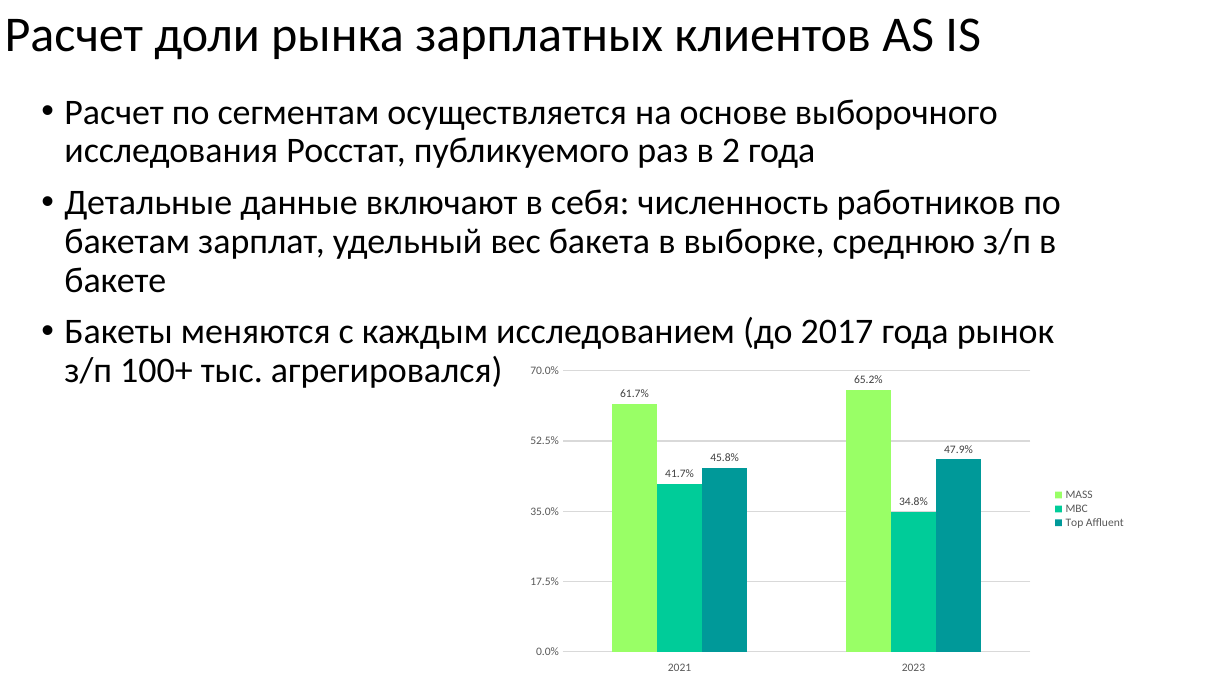
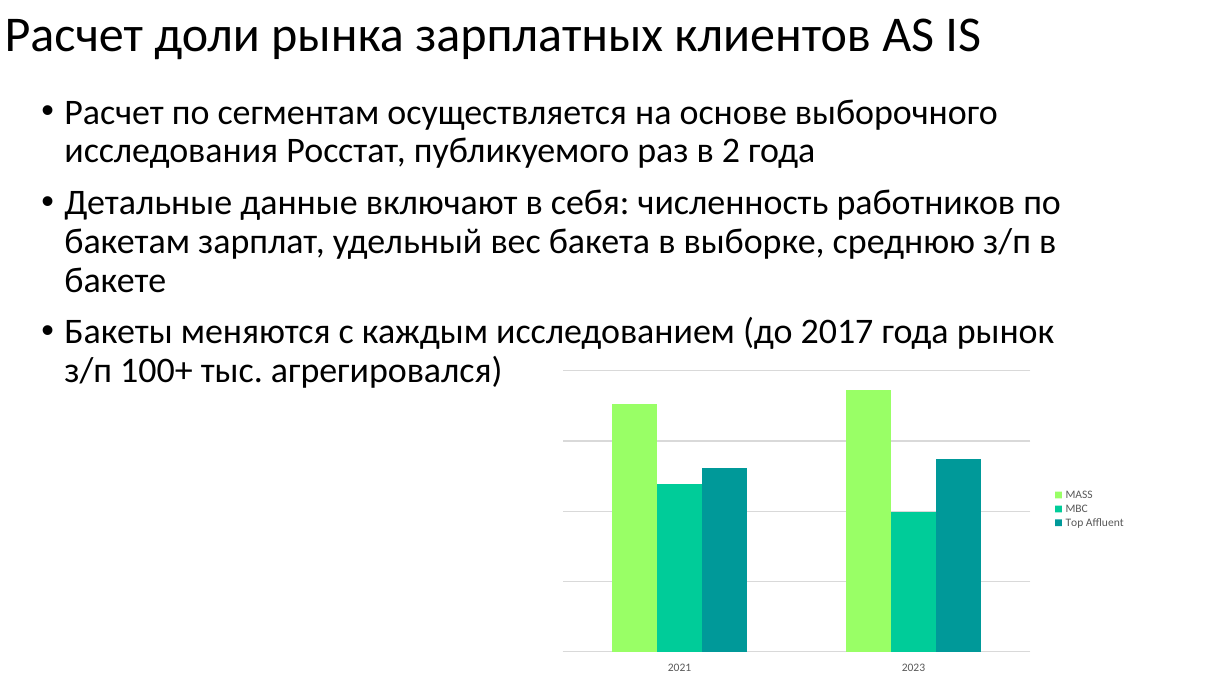
Before and after one commit to Postironia1/fot, a slide deck: slide 2 of Проект ФОТ.pptx. Drawn at 1232x693 pixels with LibreOffice and Linux fonts; fonts in the diff are those of the drawing. Boxes give left, top, right and bottom in pixels: in the first picture for what was removed or moved away, otherwise in the second. Text is boxed around its words. In the diff, an @@ line names an element or a change of style, - is before the commit and + after.

Commit message:
nda_deleted

```diff
--- a/Проект ФОТ.pptx
+++ b/Проект ФОТ.pptx
@@ column chart at (x1=518, y1=360, x2=1131, y2=675) @@
@@ MASS, 2021: 0.617 to 95 @@
@@ MASS, 2023: 0.652 to 100 @@
@@ data labels of MASS removed @@
@@ МВС, 2021: 0.417 to 64 @@
@@ МВС, 2023: 0.348 to 53 @@
@@ data labels of МВС removed @@
@@ Top Affluent, 2021: 0.458 to 70 @@
@@ Top Affluent, 2023: 0.479 to 74 @@
@@ data labels of Top Affluent removed @@
@@ value axis changed @@
```
